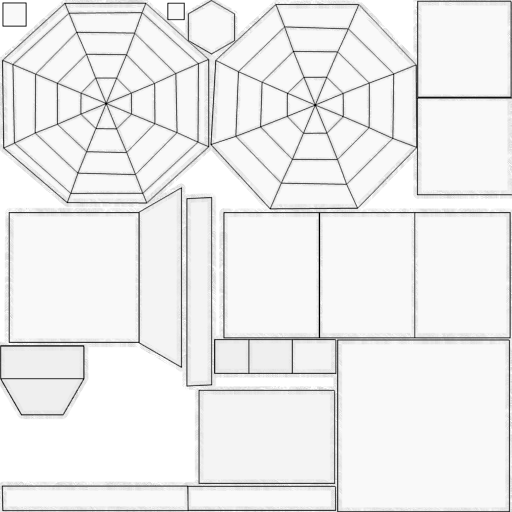
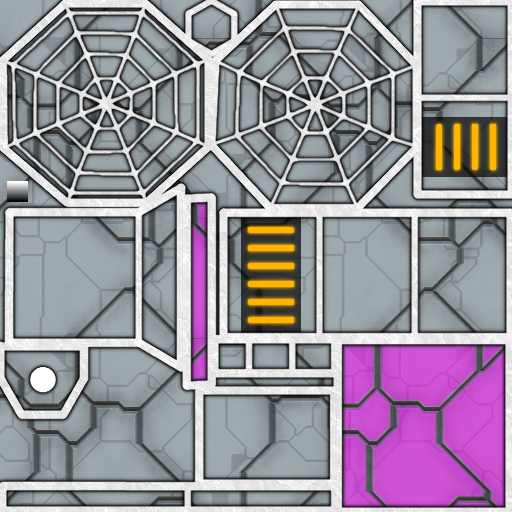
The second (512, 512) image is a revision of the first. Changes to its layers:
moved "perimetrone" above "perno", painted on it over [0, 0, 512, 512]
added layer "perno" above "perno copia" over [30, 367, 56, 393]
added layer "perno copia" above "sfuma" over [0, 0, 512, 512]
added layer "sfuma" above "luci copia" over [7, 182, 28, 202]
added layer "luci copia" (50%) above "luci copia #2" over [186, 197, 508, 512]
added layer "luci copia #2" above "luci copia #1" over [242, 118, 512, 329]
added layer "luci copia #1" above "luci" over [242, 118, 512, 329]
added layer "luci" above "scuro" over [248, 124, 496, 323]
added layer "scuro" (69%) above "sfondo AND copia" over [241, 95, 512, 338]
added layer "sfondo AND copia" above "AND_muos.png" over [0, 0, 512, 512]
removed layer "perimetrone #1" over [1, 1, 419, 211]
